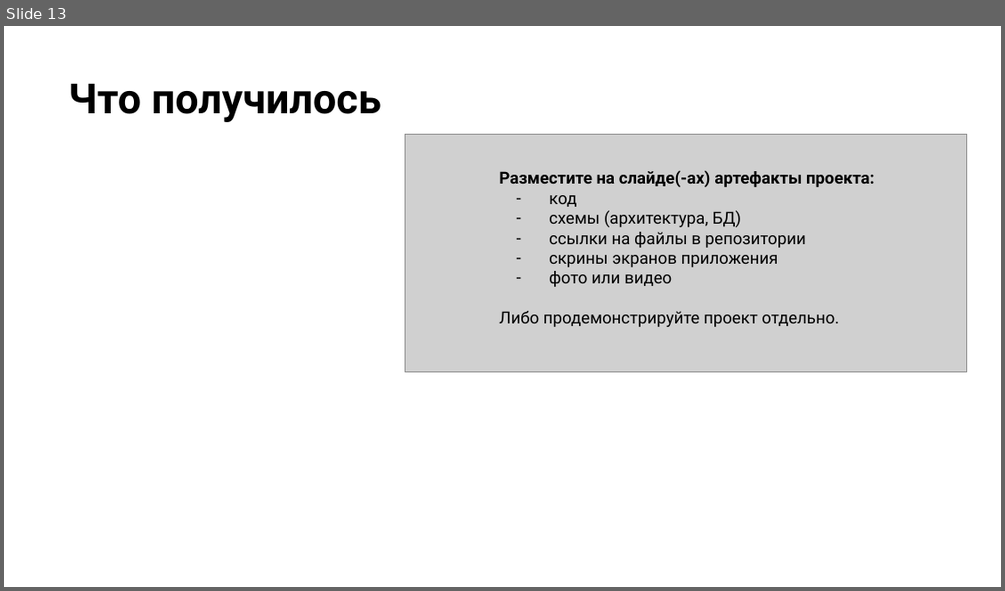
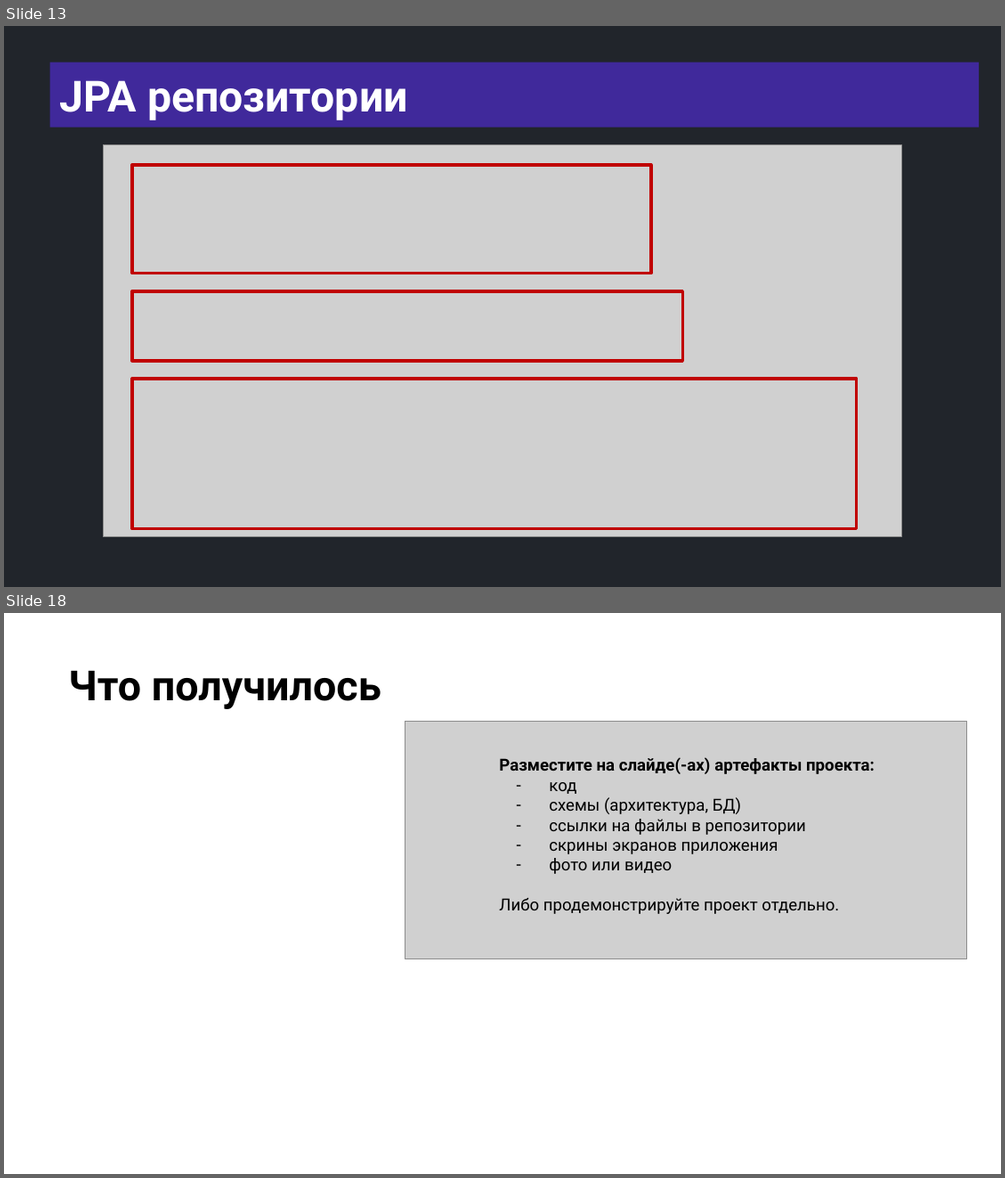
Before and after one commit to semusv/Bank_analyzer, a slide deck: bank_analyzer.pptx. Shown one above the other, each under a label of ours: slide 13 before the commit, slides 13 and 18 after it; the slides between them are not shown. The pictures are 1005x591 and 1005x1178 pixels, drawn with LibreOffice and Linux fonts; fonts in the diff are those of the drawing; grey boxes stand for pictures; background and template pictures are left out. Boxes give left, top, right and bottom in pixels: in the first picture for what was removed or moved away, otherwise in the second. Text is boxed around its words. In the diff, an @@ line names an element or a change of style, - is before the commit and + after.

```diff
--- a/bank_analyzer.pptx
+++ b/bank_analyzer.pptx
@@ slide 13 added at [4, 26, 1001, 587], background #21252B @@
@@ title added at [50, 62, 979, 127], fill #40299B, 31 pt, text #FFFFFF, bold @@
+JPA репозитории
@@ picture added at [104, 145, 902, 538] @@
@@ rectangle added at [132, 165, 651, 273], outline #C00000 2.25 pt @@
@@ rectangle added at [132, 291, 683, 361], outline #C00000 2.25 pt @@
@@ rectangle added at [132, 378, 857, 528], outline #C00000 2.25 pt @@
@@ what was slide 13 is now slide 18 @@
```
Also in this commit, not shown: 30 slides changed, 4 other slides added, 9 other files.
